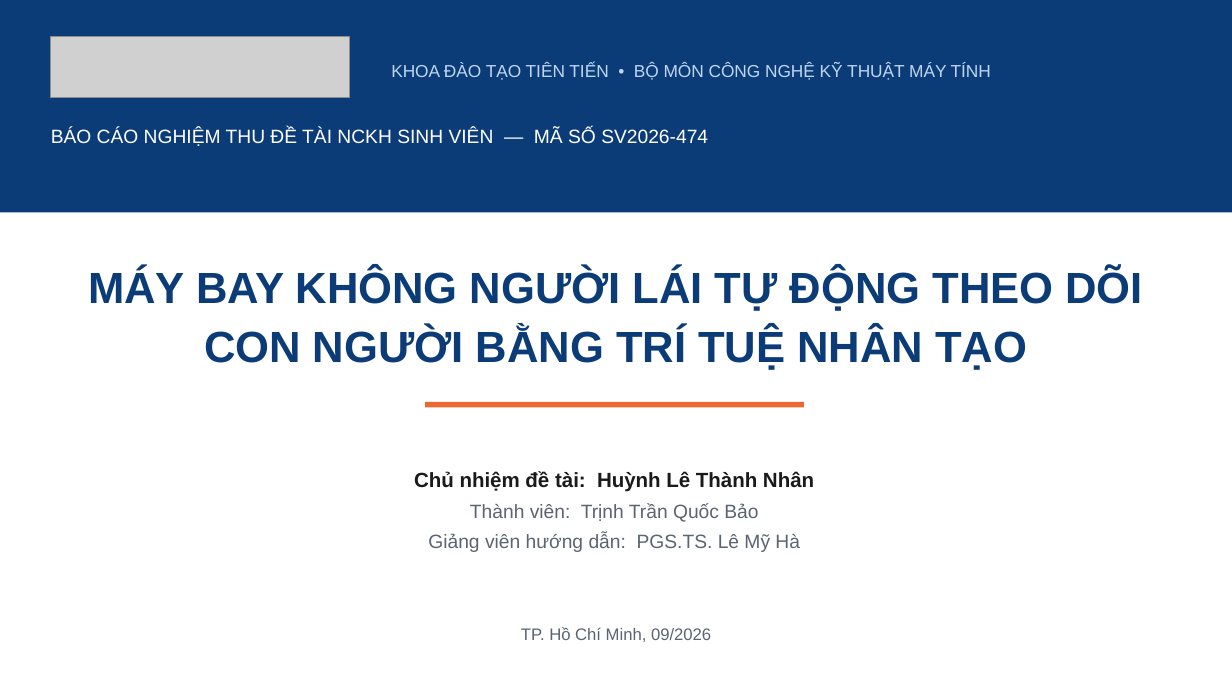
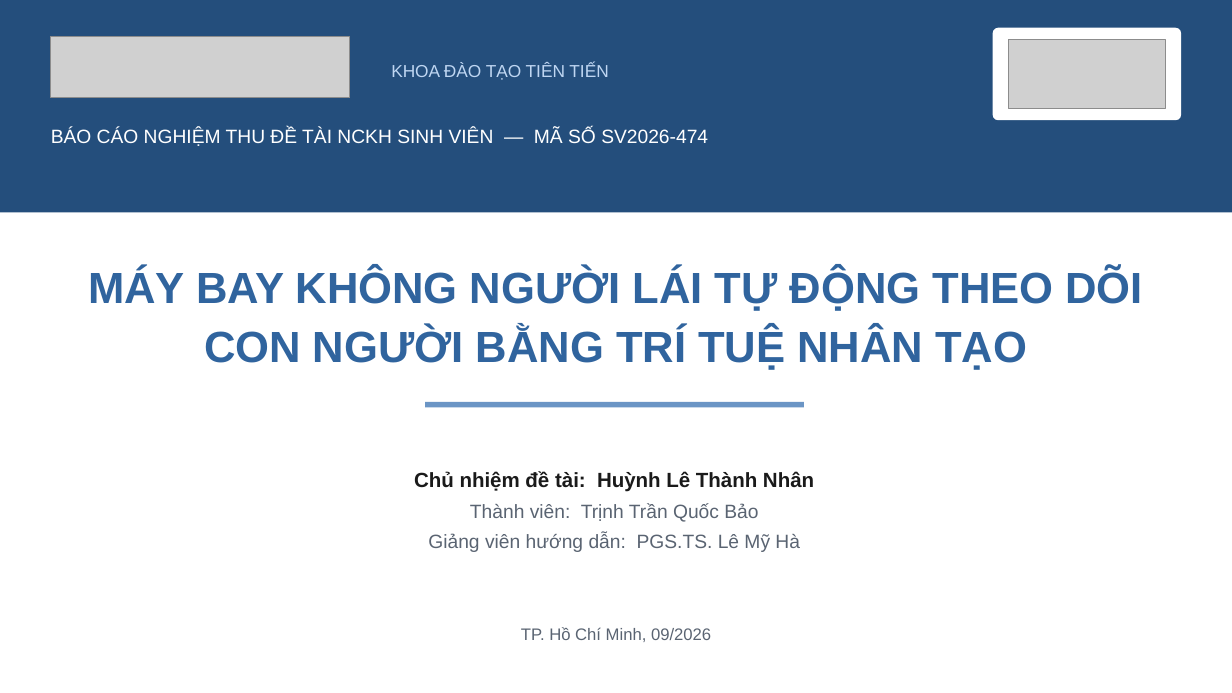
Before and after one commit to NhanHuynh2006/Drone_Following, a slide deck: slide 1 of nckh_SV2026-474/slides/SteadyDet-N_nghiem_thu_nhe.pptx. Drawn at 1232x693 pixels with LibreOffice and Linux fonts; fonts in the diff are those of the drawing; grey boxes stand for pictures. Boxes give left, top, right and bottom in pixels: in the first picture for what was removed or moved away, otherwise in the second. Text is boxed around its words. In the diff, an @@ line names an element or a change of style, - is before the commit and + after.

```diff
--- a/nckh_SV2026-474/slides/SteadyDet-N_nghiem_thu_nhe.pptx
+++ b/nckh_SV2026-474/slides/SteadyDet-N_nghiem_thu_nhe.pptx
@@ rectangle at <box>0,0,1232,213</box>: fill #0B3C78 to #244E7C @@
@@ rounded rectangle added at <box>993,28,1181,120</box>, fill #FFFFFF @@
@@ picture added at <box>1008,40,1165,108</box> @@
@@ text at <box>391,62,608,80</box>: text changed @@
-KHOA ĐÀO TẠO TIÊN TIẾN • BỘ MÔN CÔNG NGHỆ KỸ THUẬT MÁY TÍNH
+KHOA ĐÀO TẠO TIÊN TIẾN
@@ text "MÁY BAY KHÔNG NGƯỜI LÁI ..." at <box>88,268,1142,370</box>: text colour #0B3C78 to #30649E @@
@@ rectangle at <box>425,402,804,408</box>: fill #EB6834 to #6B95C5 @@
```
Also in this commit, not shown: 24 other slides changed, 23 other files.
